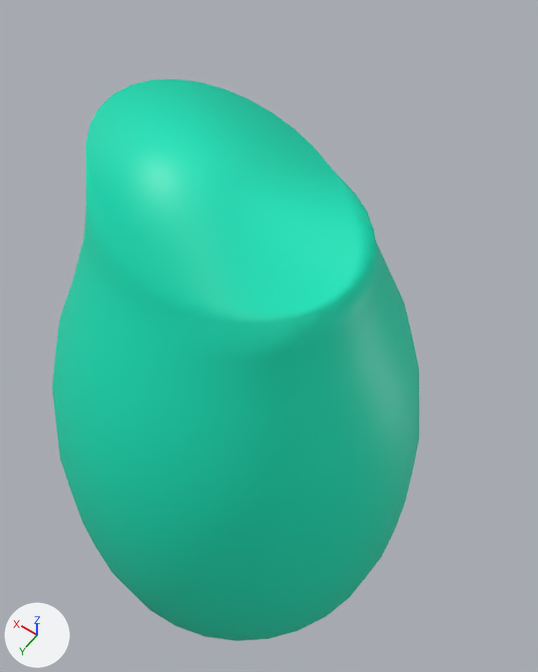
The Blender file Assets/3D models/ClothingModel.blend: old version first, new version second.
One viewpoint serves both versions: a camera (50 mm lens) standing at (-0.94, 1.15, 3.16) and looking at (-0.04, -0.11, 1.19). The axes (+X, +Y, +Z) are drawn at lower left. The lights are the same throughout.
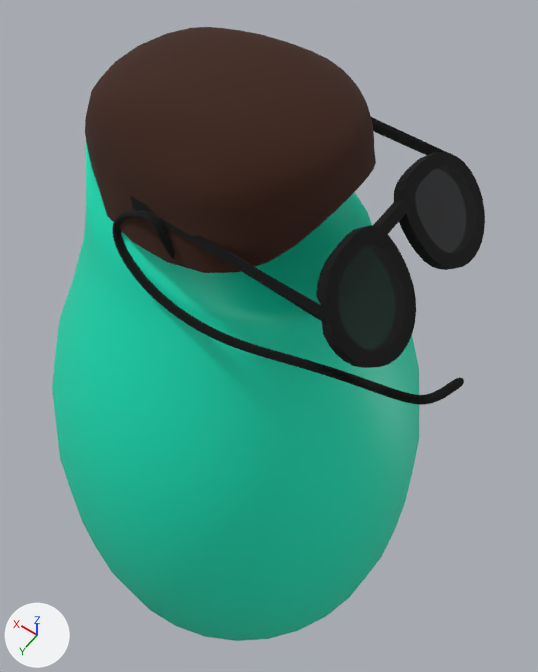
The change, as a diff of the scene's bpy script:
```diff
--- a/Assets/3D models/ClothingModel.blend.py
+++ b/Assets/3D models/ClothingModel.blend.py
@@ mat_shades @@
+mat_shades = principled_material('Shades')
+mat_shades.base_color = (0.0, 0.0, 0.0)  # black #000000
+mat_shades.roughness = 0.891
+mat_shades.alpha = 0.964
@@ mat_shadesoutside @@
+mat_shadesoutside = principled_material('ShadesOutside')
+mat_shadesoutside.base_color = (0.0, 0.0, 0.0)  # black #000000
+mat_shadesoutside.roughness = 1.0
@@ mat_material @@
+mat_material = principled_material('Material')
+mat_material.base_color = (0.0455, 0.0132, 0.00527)  # brown #3c1e10
+mat_material.roughness = 1.0
@@ cu_béziercurve_001 @@
+cu_béziercurve_001 = bpy.data.curves.new('BézierCurve.001', 'CURVE')
+cu_béziercurve_001.dimensions = '3D'
+_sp = cu_béziercurve_001.splines.new('BEZIER'); _sp.bezier_points.add(3)
+_sp.bezier_points.foreach_set('co', [-0.466, -0.185, 0.0199, -1.0, 0.0, 0.0, 0.354, -0.367, -0.0337, 1.248, -1.3, 0.661])
+_sp.bezier_points.foreach_set('handle_left', [0.138, -0.083, 0.373, -0.923, -0.573, -0.0606, -0.29, 0.332, -0.344, 1.323, -0.94, 0.288])
+_sp.bezier_points.foreach_set('handle_right', [-0.7, -0.224, -0.116, -1.094, 0.697, 0.0736, 1.137, -1.219, 0.344, 1.166, -1.693, 1.069])
+for _p, _l, _r in zip(_sp.bezier_points, ['ALIGNED', 'ALIGNED', 'ALIGNED', 'ALIGNED'], ['ALIGNED', 'ALIGNED', 'ALIGNED', 'ALIGNED']): _p.handle_left_type = _l; _p.handle_right_type = _r
+_sp.order_u = 0
+_sp.order_v = 0
+cu_béziercurve_001.materials.append(mat_earpeice)  # black #000000
+cu_béziercurve_001.use_path = True
+cu_béziercurve_001.extrude = 0.04
+cu_béziercurve_001.fill_mode = 'FULL'
@@ ob_béziercurve @@
+ob_béziercurve = bpy.data.objects.new('BézierCurve', cu_béziercurve_001)  # modifiers SOLIDIFY, SUBSURF
+ob_béziercurve.location = (-0.156, 0.297, 1.763)
+ob_béziercurve.rotation_euler = (4.704, 0.832, -3.153)  # degrees (270, 48, -181)
+ob_béziercurve.scale = (0.322, 0.322, 0.322)
@@ ob_circle_003 @@
+ob_circle_003 = bpy.data.objects.new('Circle.003', me_circle_007.copy())  # the mesh of ob_circle_003
+ob_circle_003.location = (-0.458, 0.002, 2.031)
+ob_circle_003.rotation_euler = (0.0, 2.269, 0.0)  # degrees (0, 130, 0)
+ob_circle_003.scale = (0.138, 0.138, 0.138)
@@ ob_circle_002 @@
+ob_circle_002 = bpy.data.objects.new('Circle.002', me_circle_006.copy())  # the mesh of ob_circle_002
+ob_circle_002.location = (-0.458, 0.002, 2.031)
+ob_circle_002.rotation_euler = (0.0, 2.269, 0.0)  # degrees (0, 130, 0)
+ob_circle_002.scale = (0.138, 0.138, 0.138)
@@ ob_circle_001 @@
+ob_circle_001 = bpy.data.objects.new('Circle.001', me_circle.copy())  # the mesh of ob_circle_001; modifiers SOLIDIFY
+ob_circle_001.location = (-0.458, 0.002, 2.031)
+ob_circle_001.rotation_euler = (0.0, 2.269, 0.0)  # degrees (0, 130, 0)
+ob_circle_001.scale = (0.138, 0.138, 0.138)
@@ ob_plane_006 @@
+ob_plane_006 = bpy.data.objects.new('Plane.006', me_plane_008.copy())  # the mesh of ob_plane_006; modifiers SUBSURF
+ob_plane_006.location = (-0.357, 0.0, 2.715)
+ob_plane_006.rotation_euler = (0.0, -1.571, 0.0)  # degrees (0, -90, 0)
+ob_plane_006.scale = (0.659, 0.499, 1.26)
```

Boxes [x1, y1, x2, y2] around the edits, measured in the pictures (538 x 672 px):
'Plane.006', added (brown)
    after: [85, 27, 376, 273]
'Circle.001', added (black)
    after: [130, 117, 485, 368]
'Circle.002', added
    after: [338, 244, 406, 351]
'BézierCurve', added (black)
    after: [112, 210, 464, 405]
'Circle.003', added (black)
    after: [415, 166, 476, 253]
